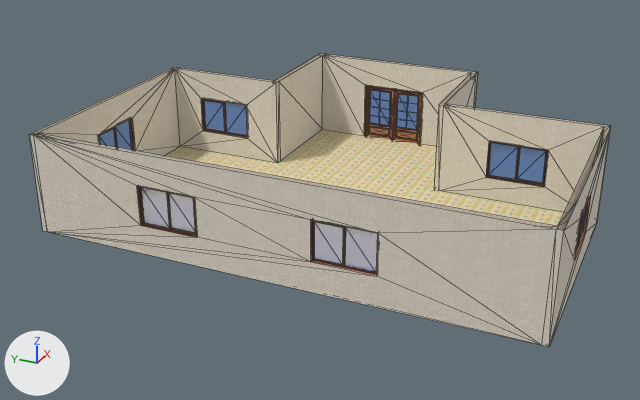
An edit to the glTF model telhados/telhado35a.glb, drawn before and after from the same camera.
The view is the same before and after, from a camera (50 mm lens) standing at (-24.02, -9.97, 11.85) and looking at (-0.94, 0.42, 0.31). The lights are fixed; the arrows at lower left show +X, +Y and +Z. Mesh edges are drawn as thin lines on the coarser meshes. Where no turn or scale is listed for an object, it has been applied to the vertices.
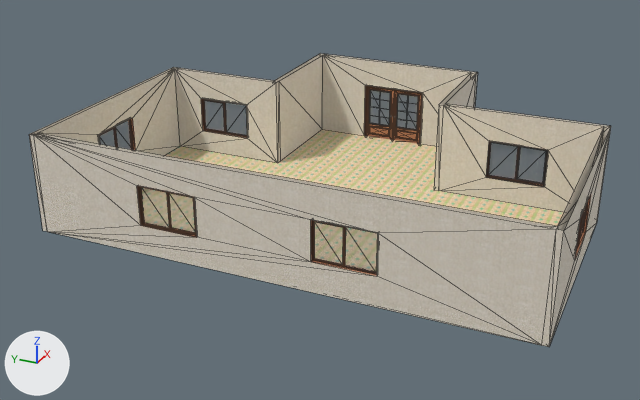
Scene script edits in JSON lines:
```json
{"block": "me_mesh_1", "where": "me_mesh_1.from_pydata(...)  # 56 vertices, 28 faces; spans x -5.66..5.46, y -7.59..7.24, z 0.63..2.06"}
{"op": "remove", "block": "me_mesh_1", "code": "me_mesh_1.materials.append(mat_translucent_glass_blue_1)  # blue #6496ee"}
{"op": "add", "block": "me_mesh_1", "code": "me_mesh_1.materials.append(mat_translucent_glass_gray)  # grey #818181"}
```

Location of each change, (x1, y1, x2, y2) in pixels of the pictures (640 x 400 px):
```json
{"object": "Mesh_1", "change": "recoloured", "before": [99, 90, 587, 273], "after": [99, 90, 587, 273]}
```
